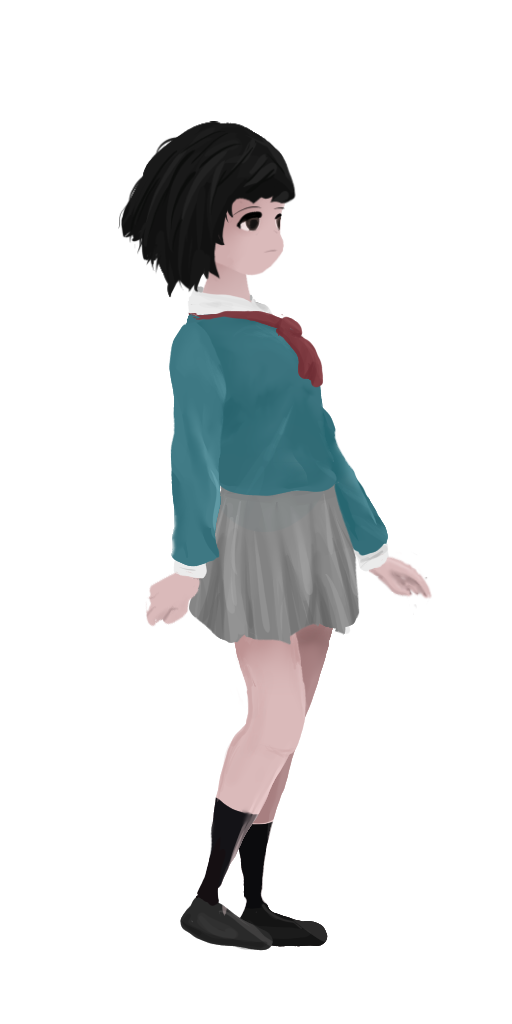
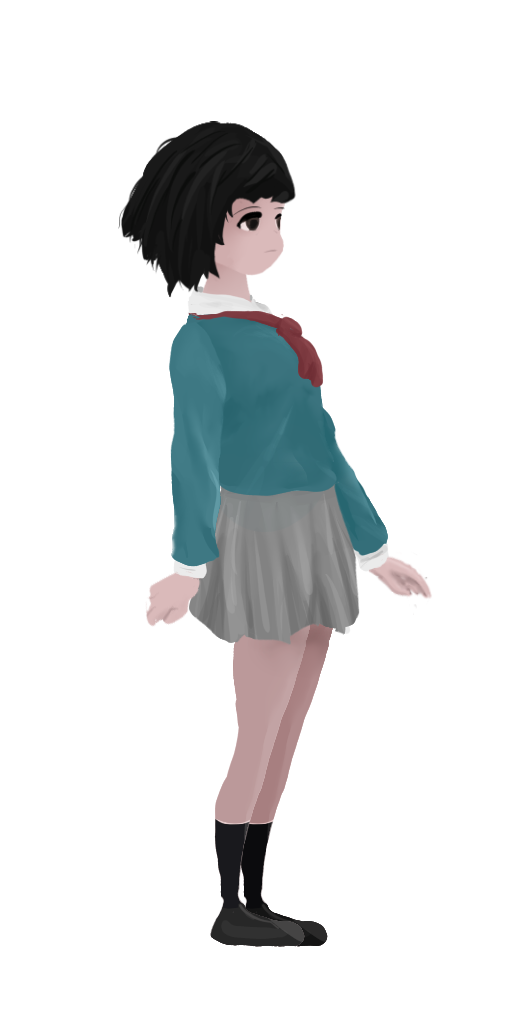
Layer changes from the first 512×1024 image to the second:
painted on "arm_right" over [233, 624, 310, 717]
hid "leg_right" over [180, 624, 310, 951]
added layer "leg_right_2" in group "Group 1" over [180, 624, 310, 951]
painted on "leg_left" over [180, 624, 310, 951]
painted on "arm_left" over [242, 624, 310, 652]
